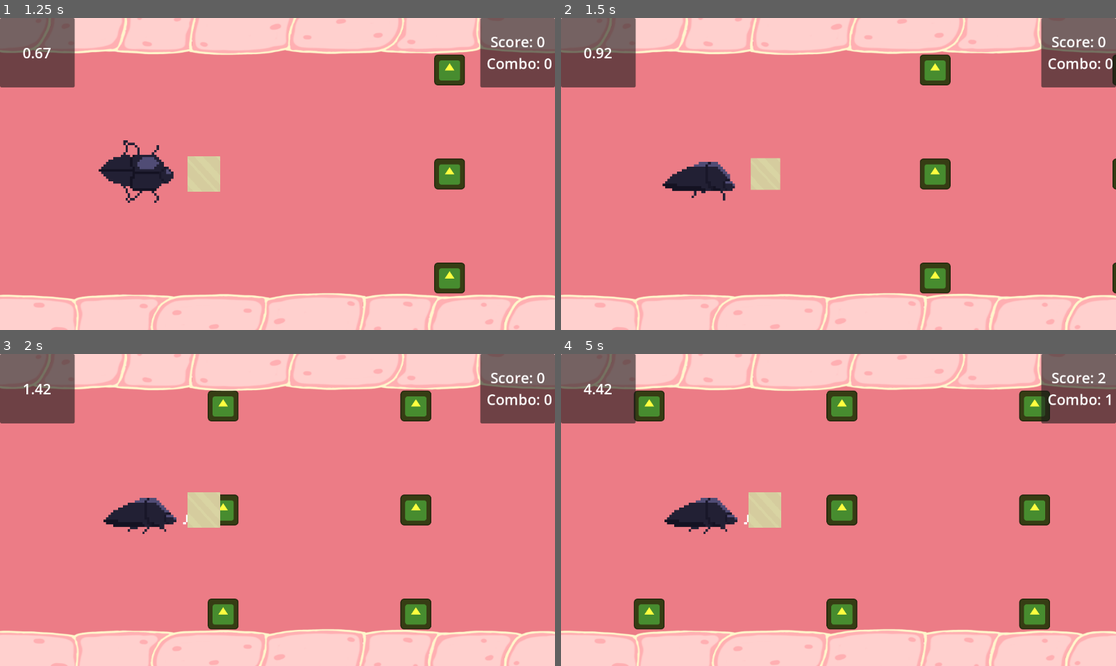
Above: before the commit, frames 1-4 (two rows, left to right).
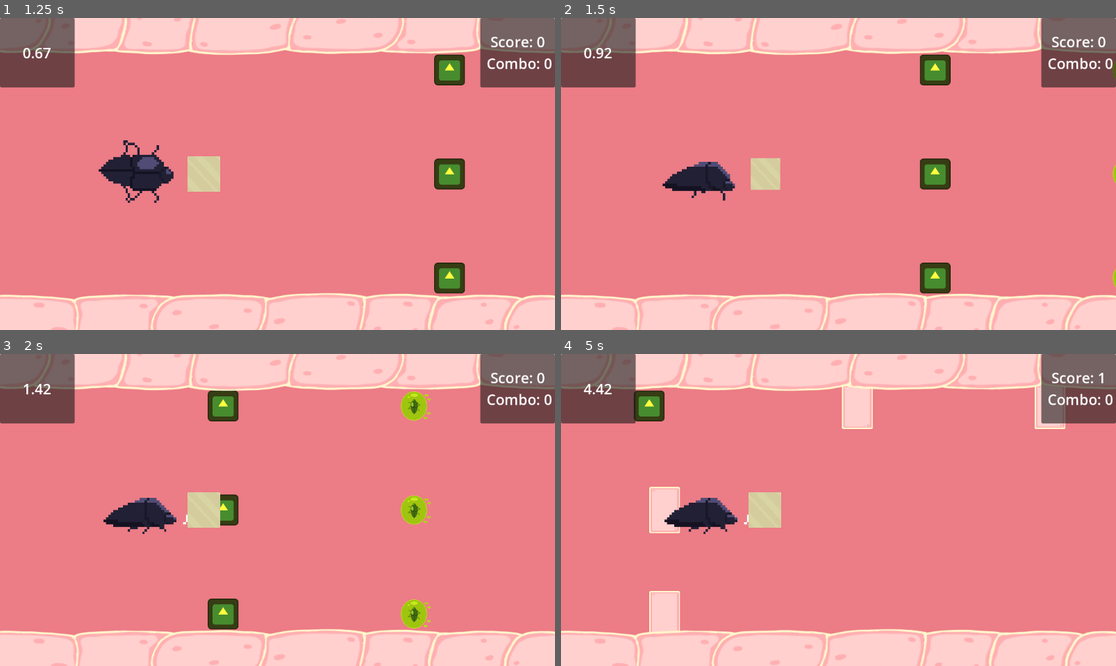
Above: after the commit, the same moments.

Repository: milnej/EscapeFromFrog
Game: Godot game, scene res://Scene/menu.tscn
Two runs of this game, one before a commit and one after it. Both use one fixed random seed, a clock stepped at 60 frames per second and the inputs below. The engine's default icon, where the game draws it, is replaced by a stand-in: a white triangle on a blue panel in a dark square.
Inputs:
- Up to frame 1 (1.25 s): click "Start" at 0.5 s
- Up to frame 2 (1.5 s): hold L (note_right) from 1.28 s (still down); tap Space (beetle_attack) at 1.35 s
- Up to frame 3 (2 s): keep holding L (note_right)
- Up to frame 4 (5 s): release L (note_right) at 2.03 s; hold S (beetle_down) 2.03-2.78 s; tap Space (beetle_attack) every 0.75 s from 2.1 to 4.35 s; hold L (note_right) 2.78-3.53 s; hold W (beetle_up) 3.53-4.28 s; hold A (note_left) from 4.28 s (still down)

Frame 1 is identical in both runs. In frame 2, 0.2% of the frame differs, in the area x 99-100%, y 11-89%; in frame 3, 1.7%; in frame 4, 6.0%, in the area x 13-100%, y 6-90%.

Commit message:
trapped beetle sprite addeed

Diff:
--- a/Scene/beetle_trapped.tscn
+++ b/Scene/beetle_trapped.tscn
@@ -9,17 +9,18 @@
 [node name="Note2" type="Node2D"]
 script = ExtResource("1_q5tcs")
 
+[node name="Area2D" type="Area2D" parent="."]
+position = Vector2(-32, 0)
+scale = Vector2(0.5, 0.5)
+collision_layer = 2
+
+[node name="CollisionShape2D" type="CollisionShape2D" parent="Area2D"]
+shape = SubResource("RectangleShape2D_yf74h")
+
 [node name="Sprite2D" type="Sprite2D" parent="."]
 modulate = Color(1, 1, 0.247059, 1)
-position = Vector2(-32, 0)
-scale = Vector2(0.5, 0.5)
+position = Vector2(-32, 9.53674e-07)
 texture = ExtResource("2_rqiyy")
 
-[node name="Area2D" type="Area2D" parent="Sprite2D"]
-collision_layer = 2
-
-[node name="CollisionShape2D" type="CollisionShape2D" parent="Sprite2D/Area2D"]
-shape = SubResource("RectangleShape2D_yf74h")
-
-[connection signal="area_entered" from="Sprite2D/Area2D" to="." method="_on_area_2d_area_entered"]
-[connection signal="area_exited" from="Sprite2D/Area2D" to="." method="_on_area_2d_area_exited"]
+[connection signal="area_entered" from="Area2D" to="." method="_on_area_2d_area_entered"]
+[connection signal="area_exited" from="Area2D" to="." method="_on_area_2d_area_exited"]
--- a/Scene/unbreakable_flesh.tscn
+++ b/Scene/unbreakable_flesh.tscn
@@ -11,7 +11,7 @@
 
 [node name="Sprite2D" type="Sprite2D" parent="."]
 texture_filter = 1
-scale = Vector2(0.666667, 1.125)
+scale = Vector2(0.666667, 0.5)
 texture = ExtResource("2_0e65y")
 
 [node name="Area2D" type="Area2D" parent="Sprite2D"]
Not shown, changed: BeatMaps/beatMap1.txt
Not shown: 1 places in Scene/trapped_beetle.tscn that only renumber resources
Not shown: 1 places in Scene/unbreakable_flesh.tscn that only renumber resources
